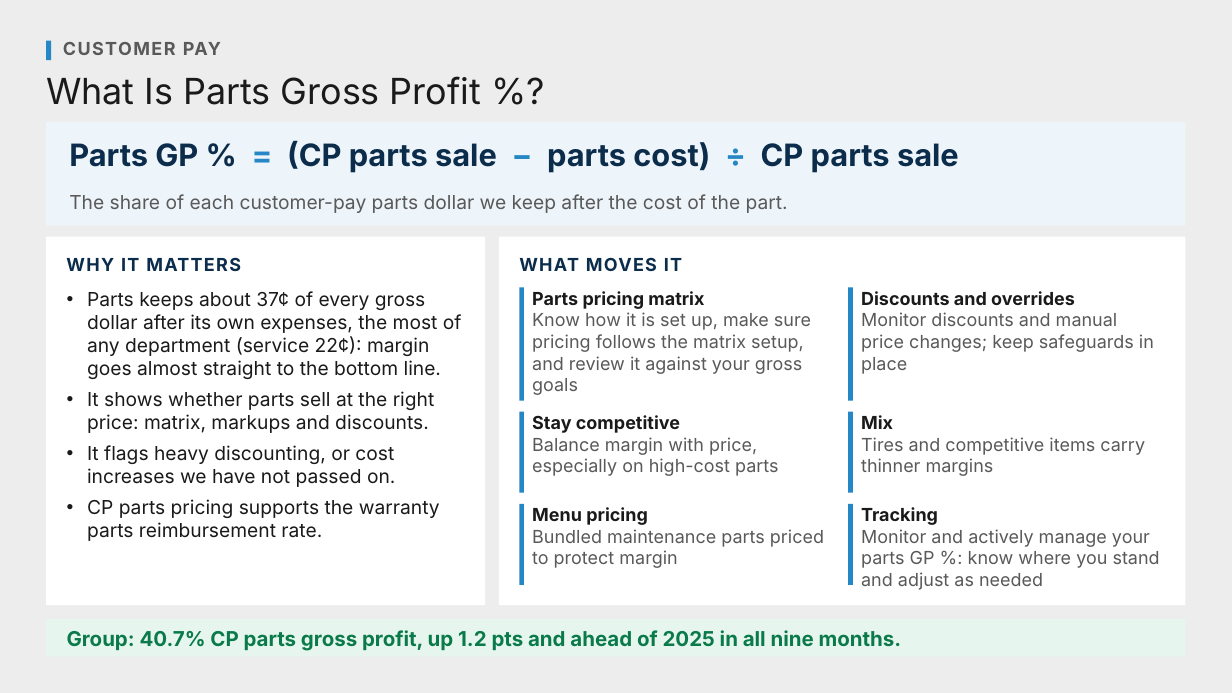
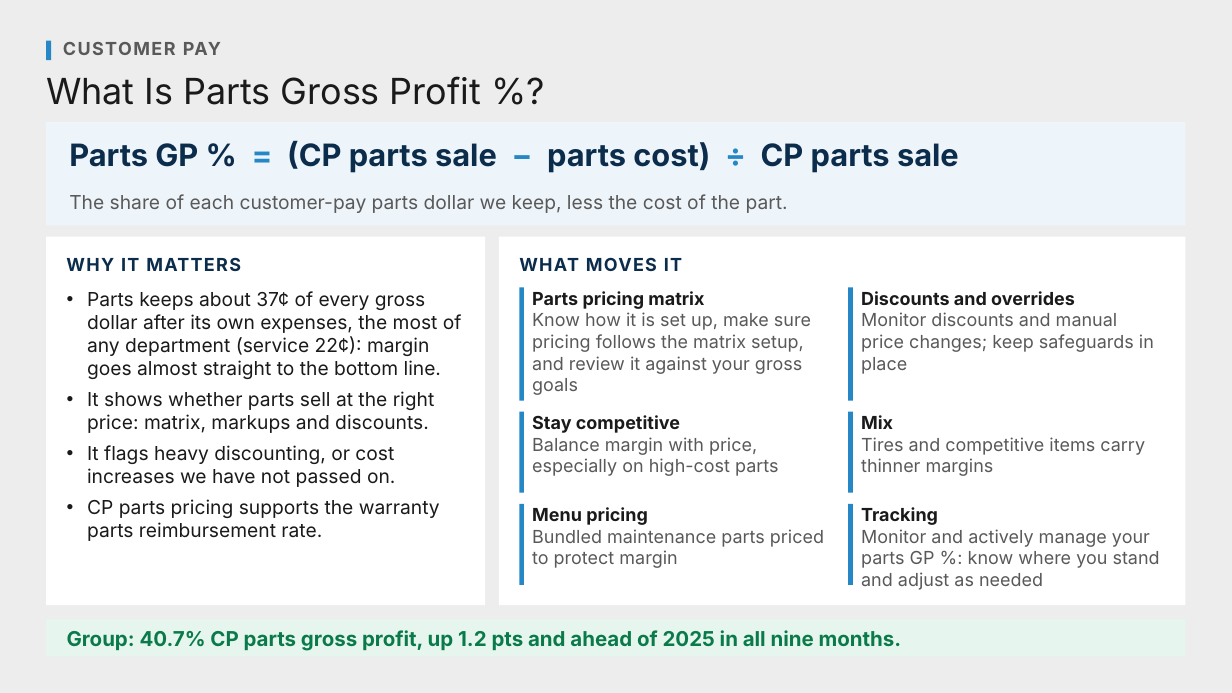
Before and after one commit to Ndresner/Noah, a slide deck: slide 81 of day2-deck/decks/Fixed Ops - Day 2 Example Test Deck.pptx. Drawn at 1232x693 pixels with LibreOffice and Linux fonts; fonts in the diff are those of the drawing. Boxes give left, top, right and bottom in pixels: in the first picture for what was removed or moved away, otherwise in the second. Text is boxed around its words. In the diff, an @@ line names an element or a change of style, - is before the commit and + after.

```diff
--- a/day2-deck/decks/Fixed Ops - Day 2 Example Test Deck.pptx
+++ b/day2-deck/decks/Fixed Ops - Day 2 Example Test Deck.pptx
@@ text at (69, 194, 788, 213): text changed @@
-The share of each customer-pay parts dollar we keep after the cost of the part.
+The share of each customer-pay parts dollar we keep, less the cost of the part.
```
Also in this commit, not shown: 7 other slides changed, 13 other files.
